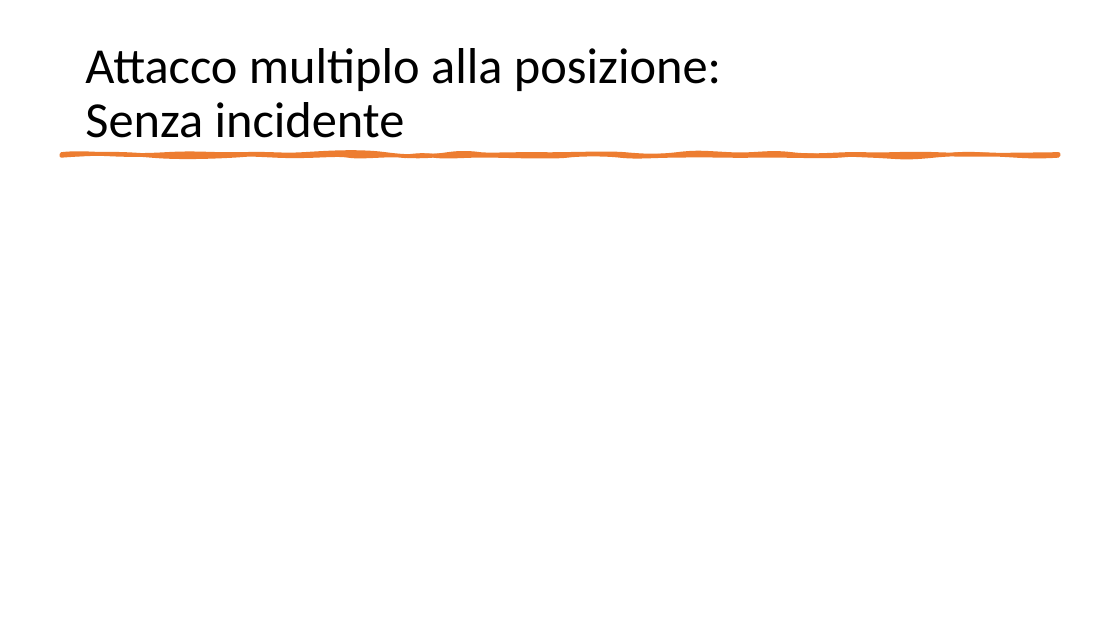
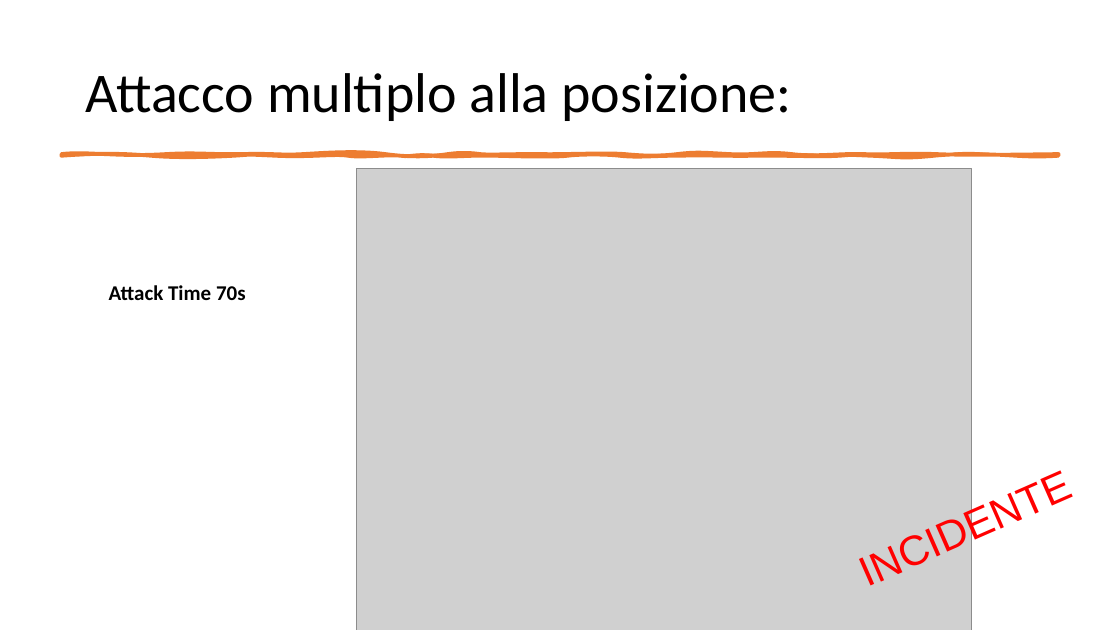
Before and after one commit to gerti98/FormalMethodsProject, a slide deck: slide 32 of Leading Car – Following Car.pptx (slide 31 before the commit). Drawn at 1120x630 pixels with LibreOffice and Linux fonts; fonts in the diff are those of the drawing; grey boxes stand for pictures. Boxes give left, top, right and bottom in pixels: in the first picture for what was removed or moved away, otherwise in the second. Text is boxed around its words. In the diff, an @@ line names an element or a change of style, - is before the commit and + after.

```diff
--- a/Leading Car – Following Car.pptx
+++ b/Leading Car – Following Car.pptx
@@ title at (85, 73, 791, 121): text changed; size 43.2 to 48 pt @@
-Attacco multiplo alla posizione:
-Senza incidente
+Attacco multiplo alla posizione:
@@ picture added at (356, 169, 972, 630) @@
@@ text added at (109, 285, 246, 300), 18 pt, text #000000, bold @@
+Attack Time 70s
@@ text added at (841, 448, 1095, 603), 36 pt, text #FF0000 @@
+INCIDENTE
```
Also in this commit, not shown: 4 other slides changed, 3 slides added, 2 slides removed, 6 other files.
